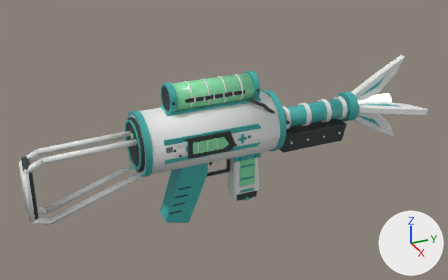
Two versions of the Blender file design/weapon-models-20261111/source/medic.blend, one commit apart.
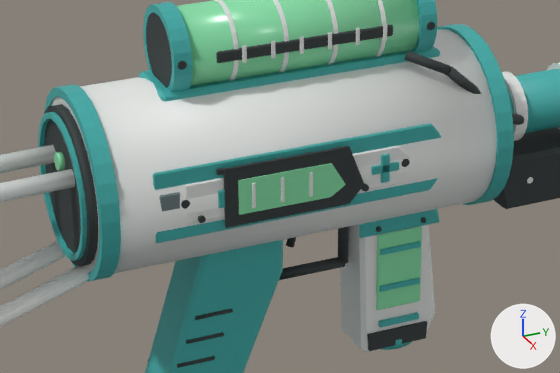
There are two pictures of each version: one whole from a 50 mm camera at (1.053, -0.411, 0.546) aimed at (-0.01, 0.068, 0.015), one close up on the part from 25% to 67% of the width and 29% to 74% of the height. Lighting does not change. The marker at lower right points along +X, +Y and +Z. The first two pictures are the older version.

In view in the first close-up: 'Weapon_medic_v1'.
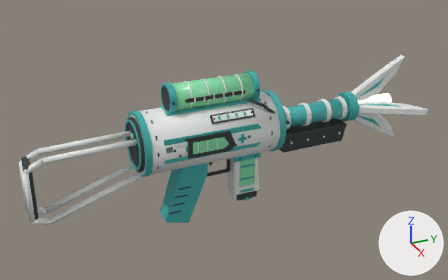
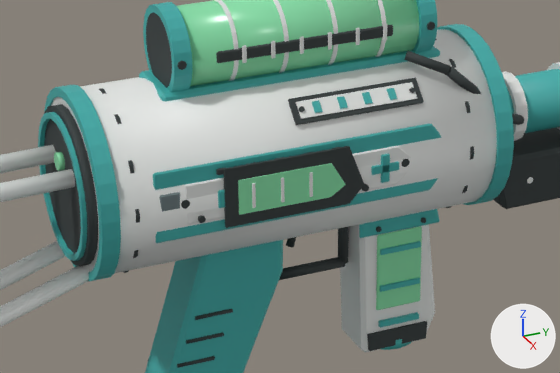
Location of each change, (x1, y1, x2, y2) in pixels of the close-ups (560 x 373 px; the box of a moved part takes in the faces that stretch with it):
part 1 of me_cone, moved or reshaped: before (502, 62, 560, 141); after (288, 39, 560, 208)
part 2 of me_cone, added: after (99, 88, 140, 273)

Patch to the scene script:
```diff
--- a/design/weapon-models-20261111/source/medic.blend.py
+++ b/design/weapon-models-20261111/source/medic.blend.py
@@ me_cone @@
 # used by ob_weapon_medic_v1; location = (0.0, 0.0, 0.0)
-me_cone.from_pydata(...)  # 4464 vertices, 3998 faces; spans x -0.099..0.099, y -0.336..0.499, z -0.144..0.158
+me_cone.from_pydata(...)  # 4576 vertices, 4070 faces; spans x -0.099..0.099, y -0.336..0.499, z -0.144..0.158
+# me_cone part 1: 256 vertices removed from x -0.024..0.024, y 0.195..0.345, z 0.021..0.069; 320 vertices added at x -0.063..0.063, y 0.016..0.345, z -0.018..0.108
+# me_cone part 2: 48 vertices added at x -0.063..0.063, y -0.098..-0.096, z -0.018..0.108
 me_cone.materials.append(mat_ceramic_white)
```
